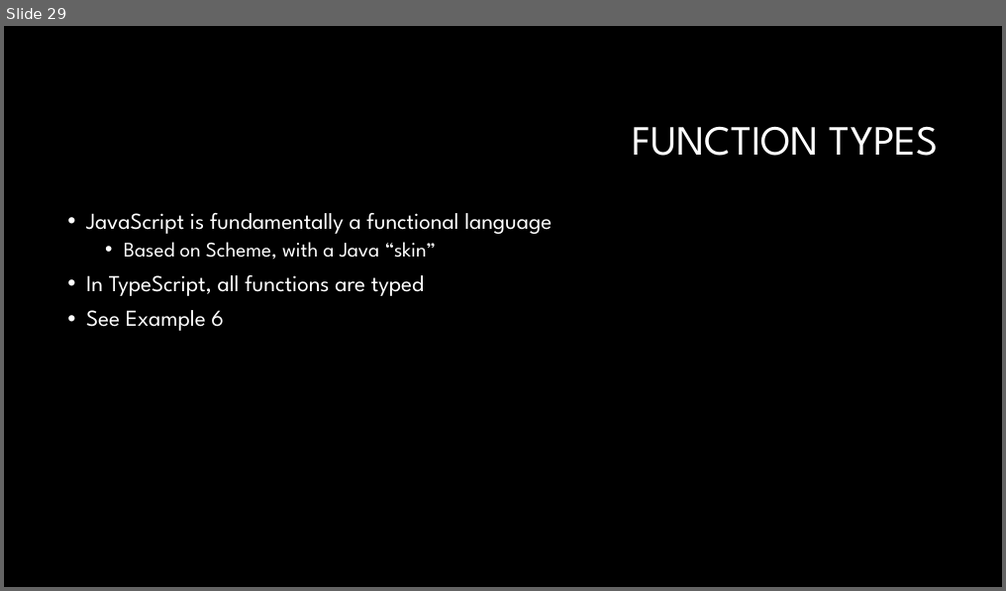
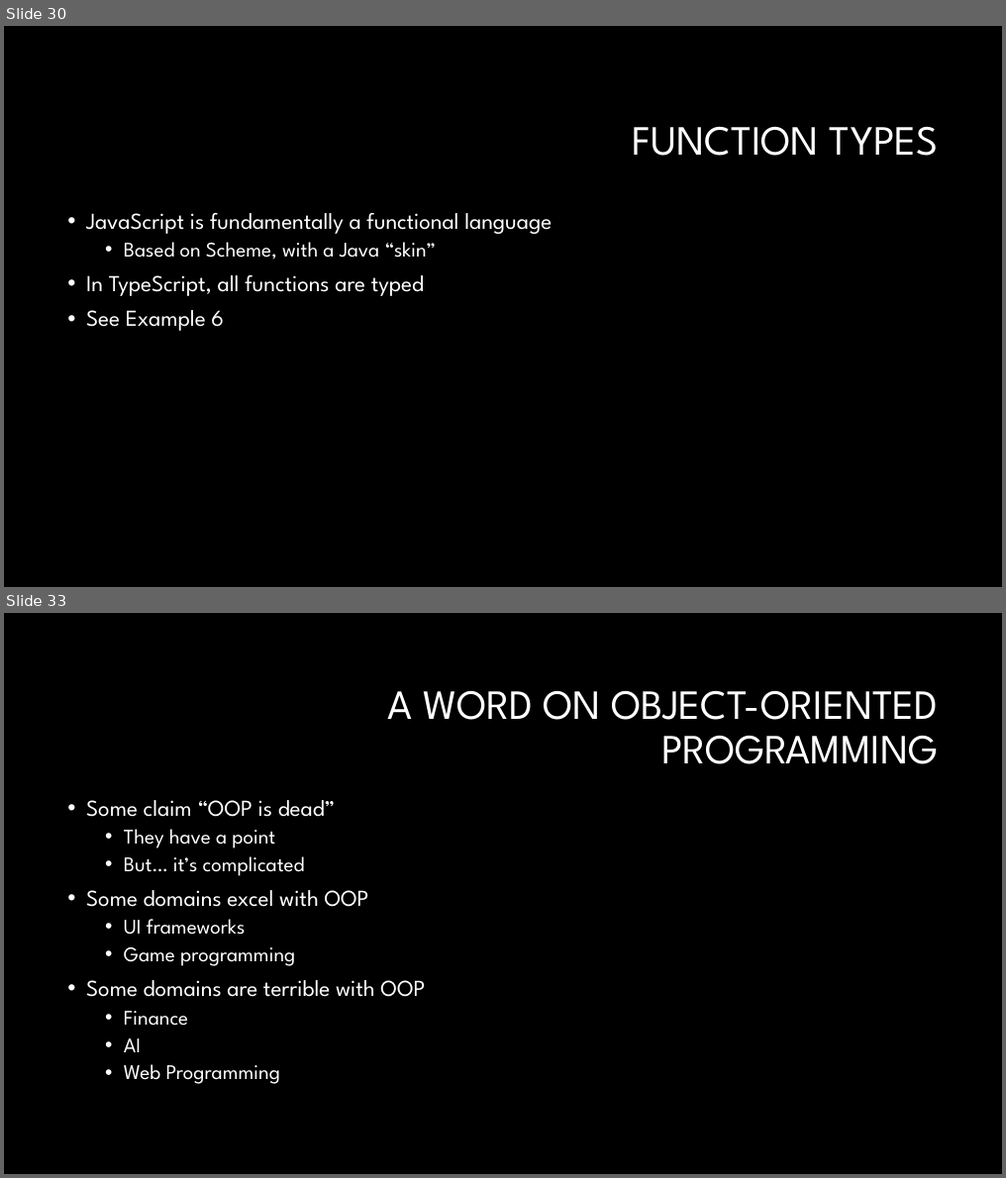
Before and after one commit to RonPenton/intro-to-typescript, a slide deck: Web development with Typescript.pptx. Shown one above the other, each under a label of ours: slide 29 before the commit, slides 30 and 33 after it; the slides between them are not shown. The pictures are 1006x591 and 1006x1178 pixels, drawn with LibreOffice and Linux fonts; fonts in the diff are those of the drawing; background and template pictures are left out. Boxes give left, top, right and bottom in pixels: in the first picture for what was removed or moved away, otherwise in the second. Text is boxed around its words. In the diff, an @@ line names an element or a change of style, - is before the commit and + after.

```diff
--- a/Web development with Typescript.pptx
+++ b/Web development with Typescript.pptx
@@ slide 33 added at [4,613,1002,1174], background #000000 @@
@@ title added at [388,690,938,764], 40 pt, text #FFFFFF @@
+A WORD ON OBJECT-ORIENTED PROGRAMMING
@@ text added at [86,800,425,1084], 20 pt, text #FFFFFF @@
+• Some claim “OOP is dead”
+  • They have a point
+  • But… it’s complicated
+• Some domains excel with OOP
+  • UI frameworks
+  • Game programming
+• Some domains are terrible with OOP
+  • Finance
+  • AI
+  • Web Programming
@@ what was slide 29 is now slide 30 @@
```
Also in this commit, not shown: 6 other slides added, 21 other files.
